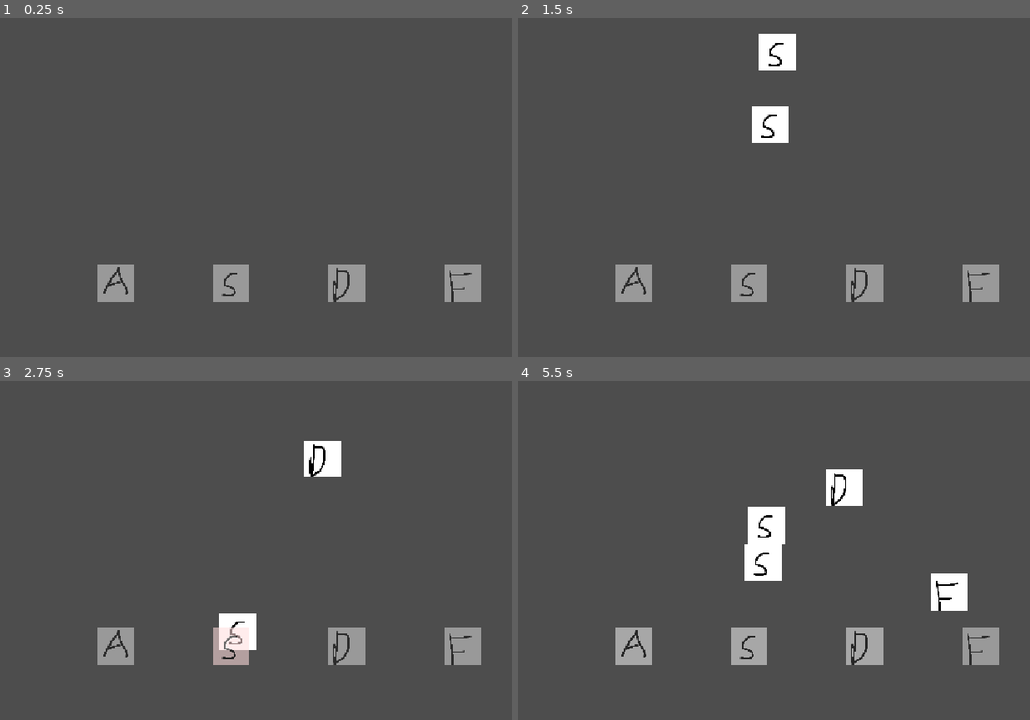
Above: before the commit, frames 1-4 (two rows, left to right).
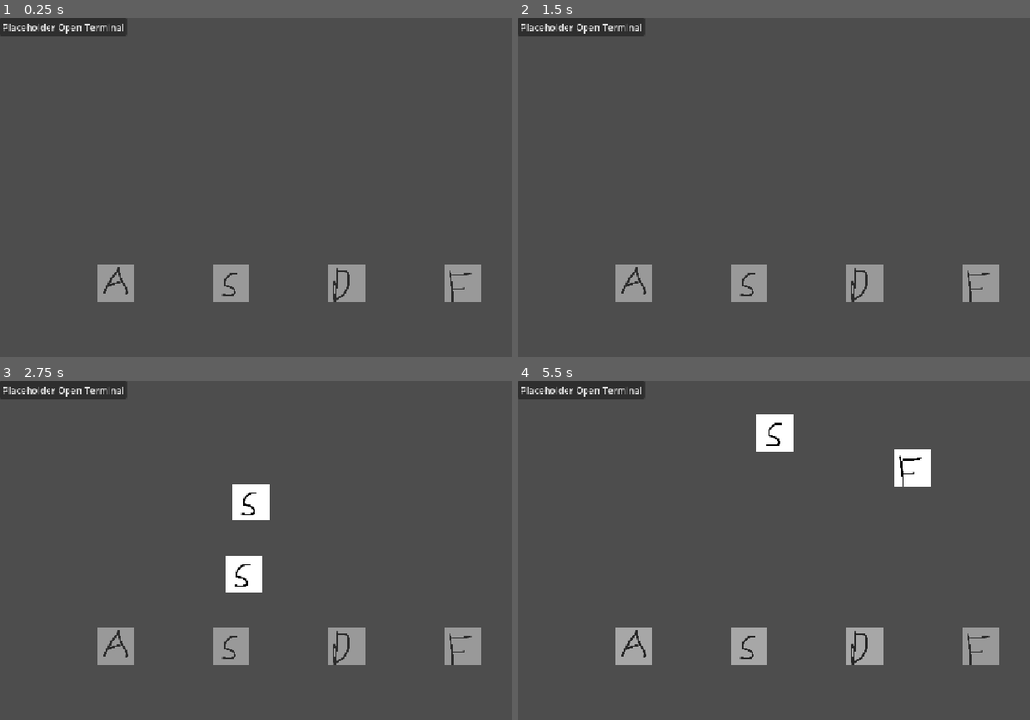
Above: after the commit, the same moments.

Repository: Game-Jam-Studio/Brackeys-Jam-2026.2
Game: Godot game, scene res://Levels/rhythmMinigame.tscn
The game is run twice, just before and just after one commit, with the same random seed, the same clock (stepped at 60 frames per second) and the same inputs. This scene is started directly instead of the project's main scene.
Inputs (mouse positions are in pixels of both pictures, inside the frame that each line leads up to):
- Up to frame 1 (0.25 s): no input
- Up to frame 2 (1.5 s): click (579, 28) at 0.5 s, where only the run after the commit has a clickable "Placeholder Open Terminal"; click (830, 343) at 1.25 s, where only the run after the commit has a clickable "Resume"
- Up to frame 3 (2.75 s): tap Enter at 2 s; move the mouse to (481, 550) at 2.02 s; click (481, 550) at 2.17 s
- Up to frame 4 (5.5 s): drag from (717, 587) to (840, 462) at 2.77 s; move the mouse to (917, 486) at 3.52 s; click (917, 486) at 3.67 s; drag from (820, 642) to (635, 645) at 4.27 s; move the mouse to (outside the picture) at 5.02 s; hold A from 5.03 s (still down); click (outside the picture) at 5.17 s

The runs differ from the first frame. In frame 1, 1.3% of the frame differs, in the area x 0-25%, y 0-6%; in frame 2, 2.8%; in frame 3, 4.7%; in frame 4, 6.0%, in the area x 0-88%, y 0-68%.

Commit message:
add autoloaded terminal ui

Diff:
--- /dev/null
+++ b/brackeys-jam-2026.2/JonathanJunk/open_terminal_button.gd
@@ -0,0 +1,15 @@
+extends Button
+
+
+# Called when the node enters the scene tree for the first time.
+func _ready() -> void:
+	pass # Replace with function body.
+
+
+# Called every frame. 'delta' is the elapsed time since the previous frame.
+func _process(delta: float) -> void:
+	pass
+
+
+func _on_pressed() -> void:
+	TerminalUI.launch_terminal("##show some text\nsomemoretext")
--- a/brackeys-jam-2026.2/Levels/rhythmMinigame.tscn
+++ b/brackeys-jam-2026.2/Levels/rhythmMinigame.tscn
@@ -7,6 +7,7 @@
 [ext_resource type="Texture2D" uid="uid://cc0mt5lqb66nd" path="res://JonathanJunk/S.png" id="5_6p81i"]
 [ext_resource type="Texture2D" uid="uid://ckgg778w3hm0b" path="res://JonathanJunk/D.png" id="6_htvd5"]
 [ext_resource type="Texture2D" uid="uid://ceiqi5iny7i7w" path="res://JonathanJunk/F.png" id="7_3p2b6"]
+[ext_resource type="Script" uid="uid://cwh5x8inuut8g" path="res://JonathanJunk/open_terminal_button.gd" id="8_4wcyy"]
 
 [node name="Node2D" type="Node2D" unique_id=541058863]
 
@@ -70,3 +71,13 @@
 limit_top = 0
 limit_right = 1152
 limit_bottom = 648
+
+[node name="Example" type="CanvasLayer" parent="." unique_id=975054927]
+
+[node name="Button" type="Button" parent="Example" unique_id=218730659]
+offset_right = 8.0
+offset_bottom = 8.0
+text = "Placeholder Open Terminal"
+script = ExtResource("8_4wcyy")
+
+[connection signal="pressed" from="Example/Button" to="Example/Button" method="_on_pressed"]
--- /dev/null
+++ b/brackeys-jam-2026.2/Prefabs/UI/terminal_ui.tscn
@@ -0,0 +1,40 @@
+[gd_scene format=3 uid="uid://m06rh5uwq514"]
+
+[ext_resource type="Script" uid="uid://sork7ar11xek" path="res://Scripts/Common/terminal_ui_manager.gd" id="1_iqysy"]
+[ext_resource type="Texture2D" uid="uid://ckgg778w3hm0b" path="res://JonathanJunk/D.png" id="2_gjlas"]
+
+[node name="TerminalUI" type="Node" unique_id=1913051525]
+process_mode = 3
+script = ExtResource("1_iqysy")
+
+[node name="CanvasLayer" type="CanvasLayer" parent="." unique_id=368976715]
+visible = false
+
+[node name="Button" type="Button" parent="CanvasLayer" unique_id=989481004]
+offset_left = 502.0
+offset_top = 546.0
+offset_right = 572.0
+offset_bottom = 577.0
+text = "Resume"
+
+[node name="TerminalArt" type="TextureRect" parent="CanvasLayer" unique_id=2028318683]
+modulate = Color(0, 0, 0, 1)
+clip_contents = true
+offset_left = 236.0
+offset_top = 36.0
+offset_right = 876.0
+offset_bottom = 516.0
+focus_mode = 3
+mouse_filter = 0
+texture = ExtResource("2_gjlas")
+expand_mode = 2
+stretch_mode = 1
+
+[node name="TerminalText" type="RichTextLabel" parent="CanvasLayer" unique_id=1214466658]
+offset_left = 236.0
+offset_top = 36.0
+offset_right = 876.0
+offset_bottom = 516.0
+bbcode_enabled = true
+
+[connection signal="pressed" from="CanvasLayer/Button" to="." method="_on_button_pressed"]
--- a/brackeys-jam-2026.2/Scripts/Common/terminal_ui_manager.gd
+++ b/brackeys-jam-2026.2/Scripts/Common/terminal_ui_manager.gd
@@ -1,11 +1,29 @@
 extends Node
 
+# Framework that pauses player movement/input, mounts an overlay
+# (Minigame/Log/Terminal), and restores control on close.
 
 # Called when the node enters the scene tree for the first time.
 func _ready() -> void:
-	pass # Replace with function body.
+	pass
 
 
 # Called every frame. 'delta' is the elapsed time since the previous frame.
 func _process(delta: float) -> void:
 	pass
+
+
+# Example usage of launchTerminal - TerminalUI.launch_terminal("show some text\nsomemoretext")
+# BBCode example: log_label.text = "You take [color=crimson][font_size=24]50[/font_size] damage[/color]!"
+func launch_terminal(text: String) -> void:
+	get_tree().paused = true
+	$CanvasLayer/TerminalText.text = "[color=green][font_size=30]"+text+"[/font_size][/color]"
+	$CanvasLayer.visible = true
+
+func close_terminal() -> void:
+	get_tree().paused = false
+	$CanvasLayer.visible = false
+
+# Resume button
+func _on_button_pressed() -> void:
+	close_terminal()
--- a/brackeys-jam-2026.2/project.godot
+++ b/brackeys-jam-2026.2/project.godot
@@ -18,6 +18,7 @@
 [autoload]
 
 GameState="*uid://b1e2ahys80t3j"
+TerminalUI="*uid://m06rh5uwq514"
 
 [display]
 
Not shown, added: brackeys-jam-2026.2/JonathanJunk/open_terminal_button.gd.uid
